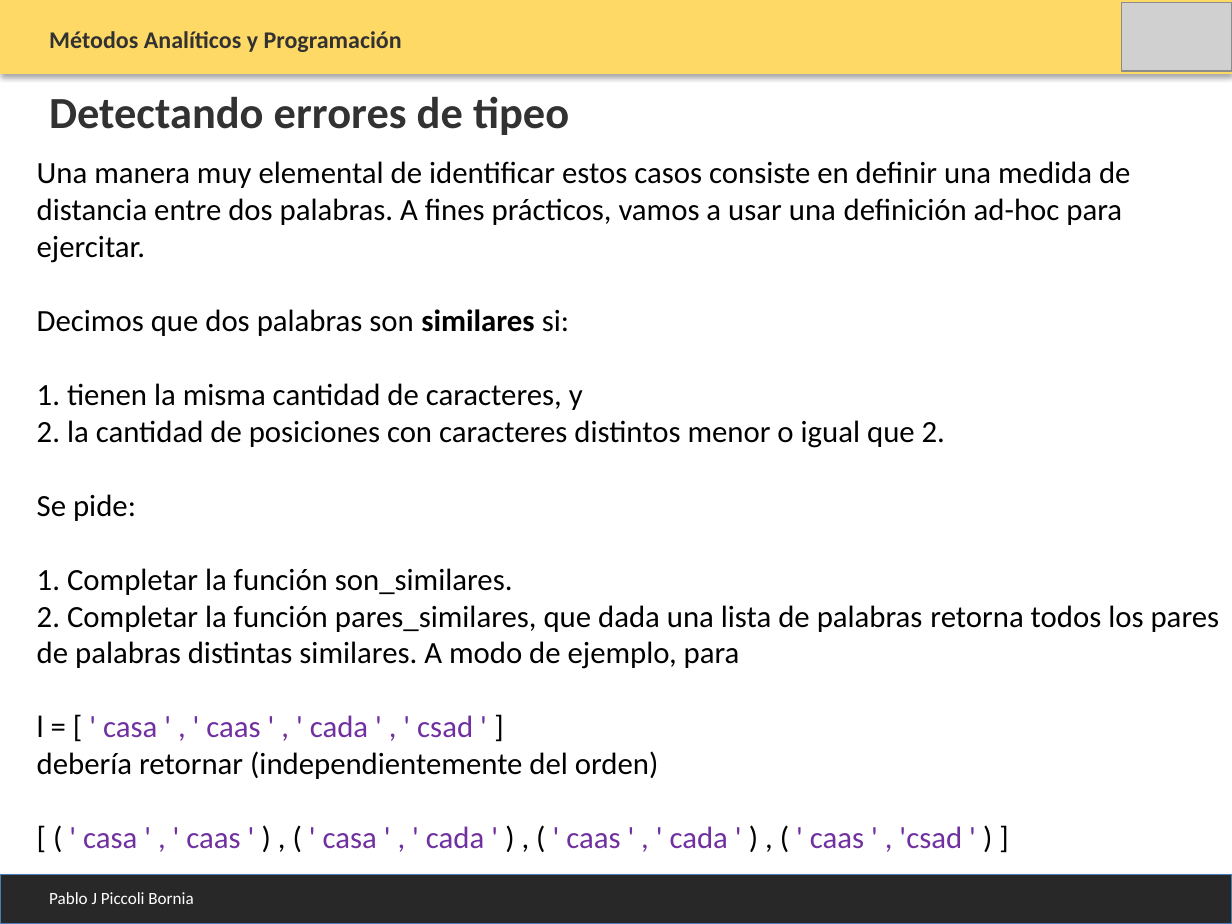
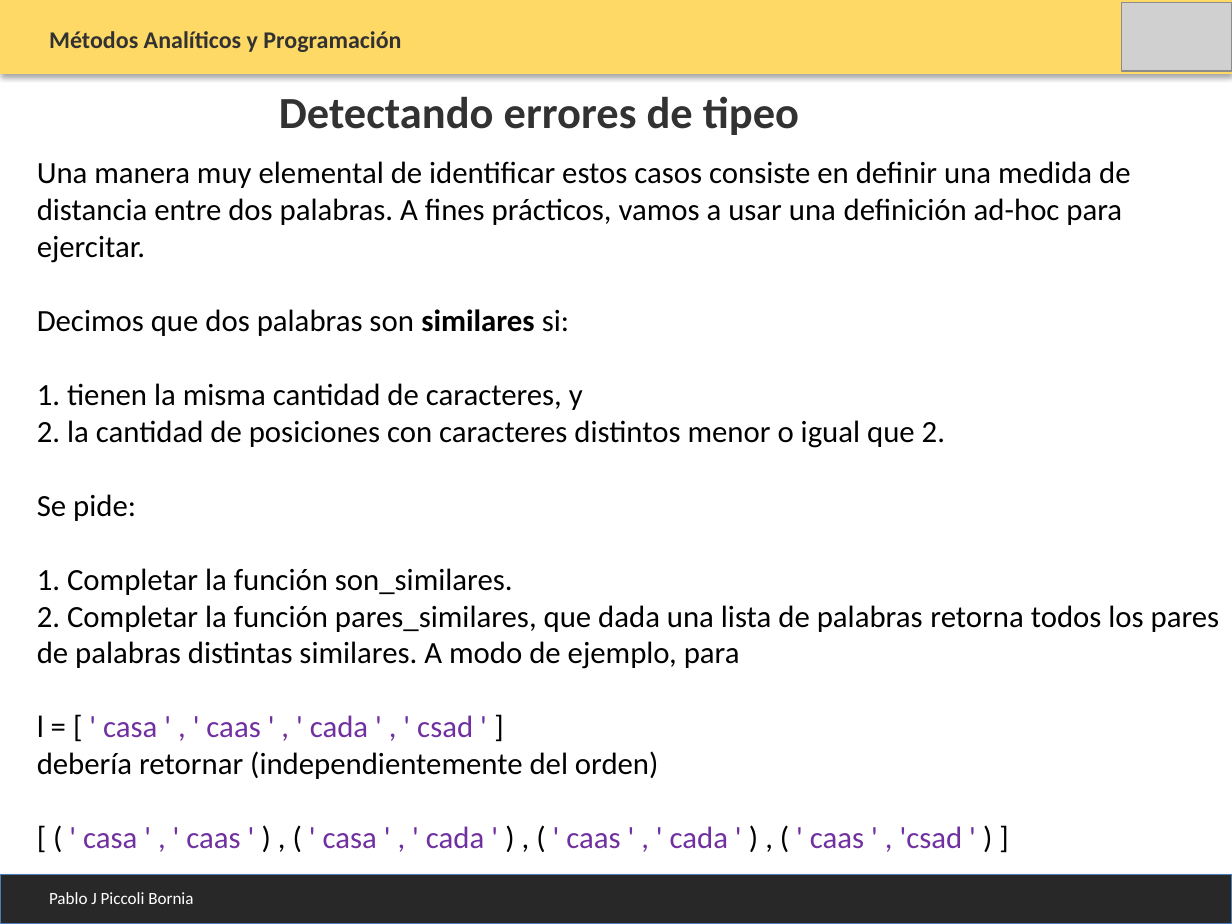
Before and after one commit to PabloPicc/MAyP_2026_1S, a slide deck: slide 16 of clases_teoricas_2026/Clase_9_Matrices.pptx. Drawn at 1232x924 pixels with LibreOffice and Linux fonts; fonts in the diff are those of the drawing; grey boxes stand for pictures. Boxes give left, top, right and bottom in pixels: in the first picture for what was removed or moved away, otherwise in the second. Text is boxed around its words. In the diff, an @@ line names an element or a change of style, - is before the commit and + after.

```diff
--- a/clases_teoricas_2026/Clase_9_Matrices.pptx
+++ b/clases_teoricas_2026/Clase_9_Matrices.pptx
@@ text "Detectando errores de tipeo": place and size @@
-text "Detectando errores de tipeo" at (49, 96, 569, 135)
+text "Detectando errores de tipeo" at (279, 96, 799, 135)
@@ rectangle at (0, 875, 1232, 924): outline #4B7EBC 0.75 pt to #4A7EBB 0.75 pt @@
```
Also in this commit, not shown: 13 other slides changed, 28 other files.
